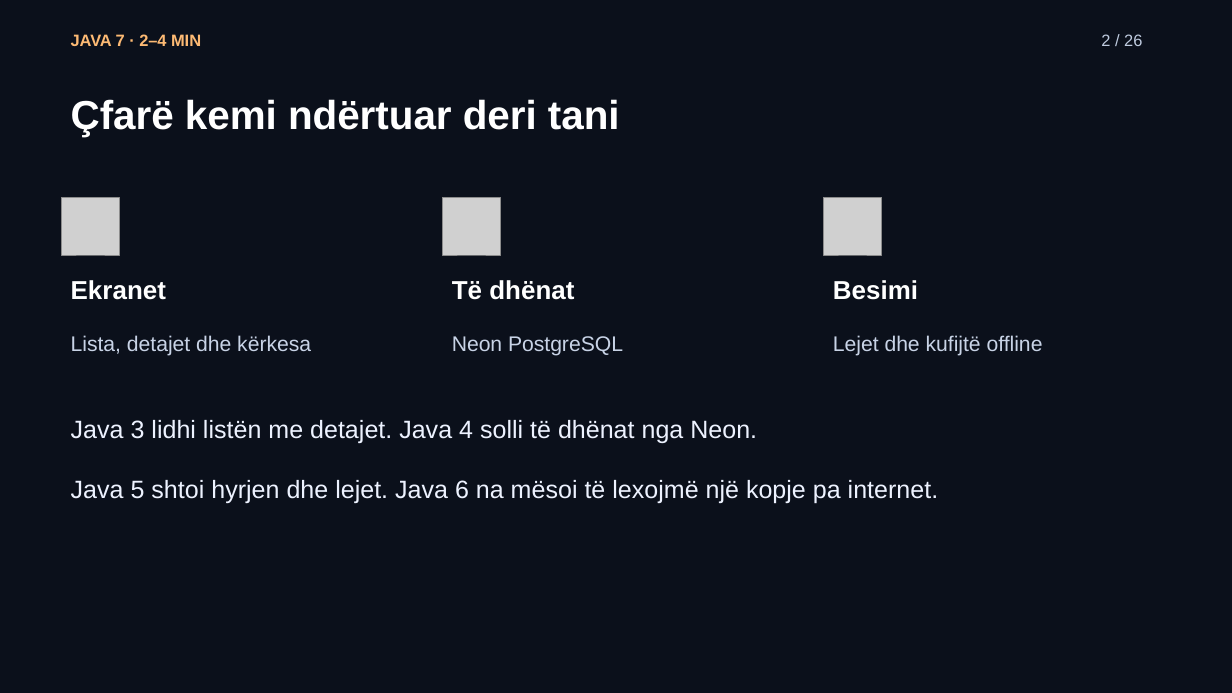
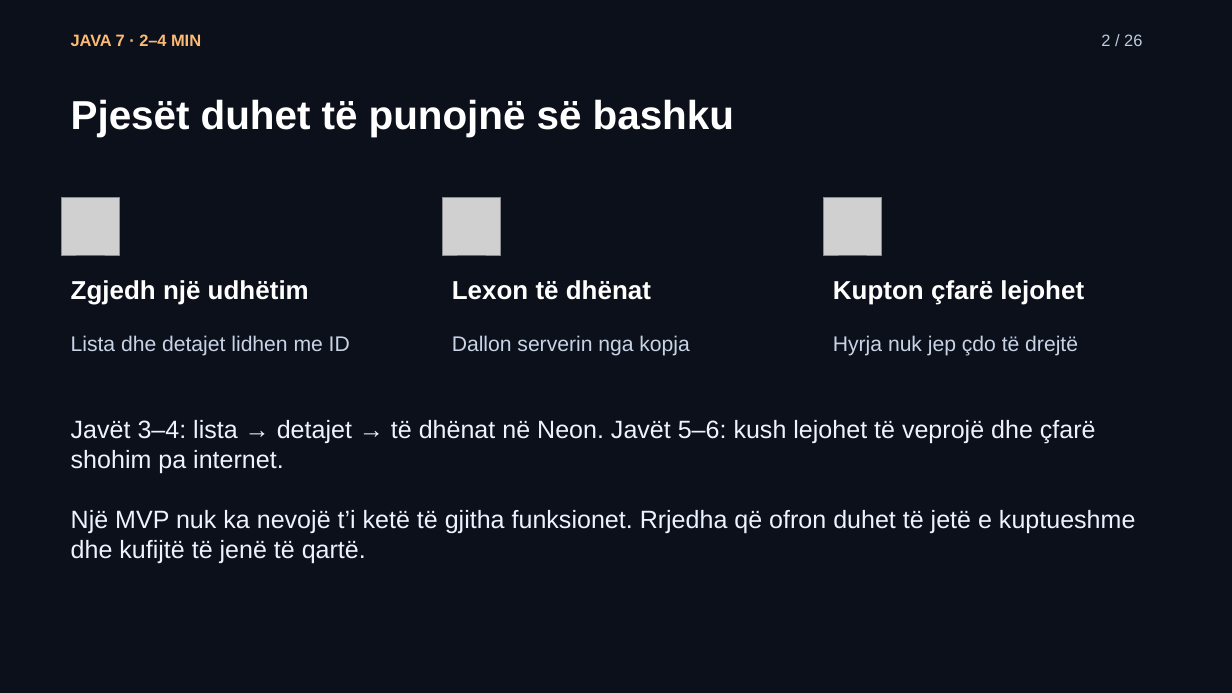
Before and after one commit to arbenl/arbenl.github.io, a slide deck: slide 2 of lendet/2026-2027/mobile/lectures/ligjerata-07-kontrolli-mvp-rideshare-2026.pptx. Drawn at 1232x693 pixels with LibreOffice and Linux fonts; fonts in the diff are those of the drawing; grey boxes stand for pictures. Boxes give left, top, right and bottom in pixels: in the first picture for what was removed or moved away, otherwise in the second. Text is boxed around its words. In the diff, an @@ line names an element or a change of style, - is before the commit and + after.

```diff
--- a/lendet/2026-2027/mobile/lectures/ligjerata-07-kontrolli-mvp-rideshare-2026.pptx
+++ b/lendet/2026-2027/mobile/lectures/ligjerata-07-kontrolli-mvp-rideshare-2026.pptx
@@ text at [71,99,734,137]: text changed @@
-Çfarë kemi ndërtuar deri tani
+Pjesët duhet të punojnë së bashku
@@ text at [71,280,309,305]: text changed @@
-Ekranet
+Zgjedh një udhëtim
@@ text at [452,280,651,300]: text changed @@
-Të dhënat
+Lexon të dhënat
@@ text at [833,280,1084,305]: text changed @@
-Besimi
+Kupton çfarë lejohet
@@ text at [71,335,350,356]: text changed @@
-Lista, detajet dhe kërkesa
+Lista dhe detajet lidhen me ID
@@ text at [452,335,689,356]: text changed @@
-Neon PostgreSQL
+Dallon serverin nga kopja
@@ text at [833,335,1078,356]: text changed @@
-Lejet dhe kufijtë offline
+Hyrja nuk jep çdo të drejtë
@@ text at [71,420,1135,564]: text changed @@
-Java 3 lidhi listën me detajet. Java 4 solli të dhënat nga Neon.
-Java 5 shtoi hyrjen dhe lejet. Java 6 na mësoi të lexojmë një kopje pa internet.
+Javët 3–4: lista → detajet → të dhënat në Neon. Javët 5–6: kush lejohet të veprojë dhe çfarë shohim pa internet.
+Një MVP nuk ka nevojë t’i ketë të gjitha funksionet. Rrjedha që ofron duhet të jetë e kuptueshme dhe kufijtë të jenë të qartë.
```
Also in this commit, not shown: 7 other slides changed, 5 slides added, 5 slides removed, 9 other files.
